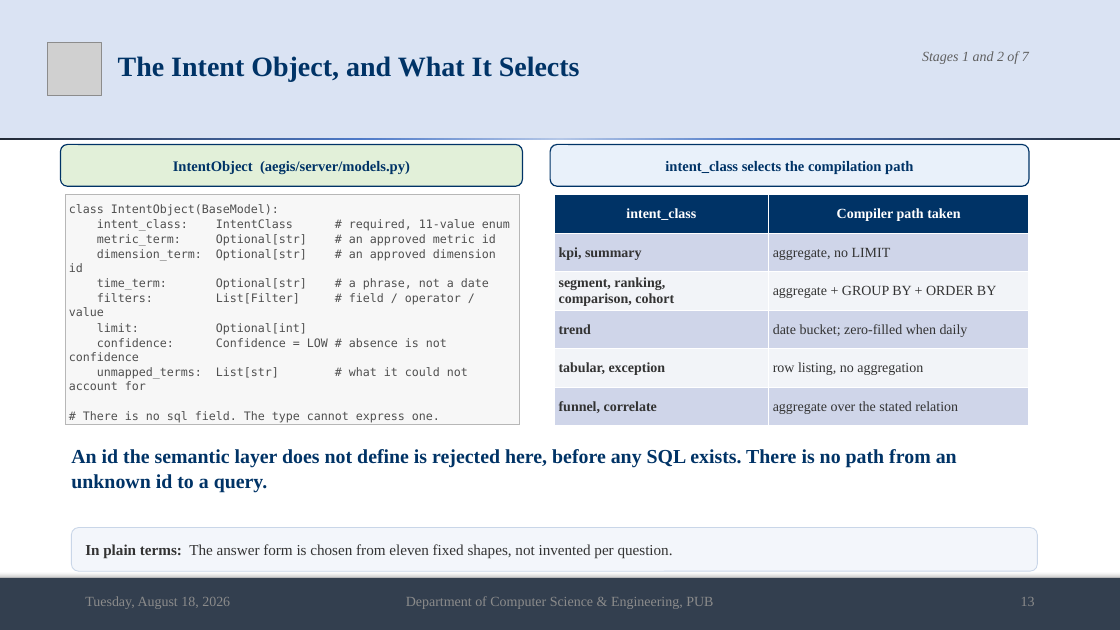
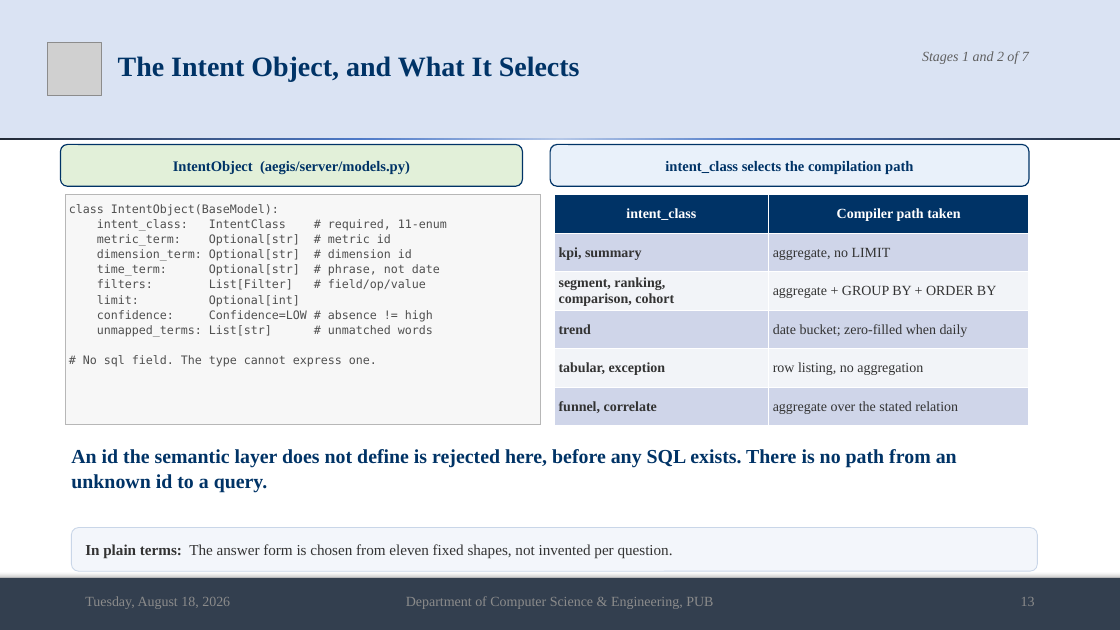
Before and after one commit to md-riaz/AEGIS-Research, a slide deck: slide 13 of docs/scripts/Md_Riaz_Final_Defense_0322310105101024.pptx. Drawn at 1120x630 pixels with LibreOffice and Linux fonts; fonts in the diff are those of the drawing; grey boxes stand for pictures. Boxes give left, top, right and bottom in pixels: in the first picture for what was removed or moved away, otherwise in the second. Text is boxed around its words. In the diff, an @@ line names an element or a change of style, - is before the commit and + after.

```diff
--- a/docs/scripts/Md_Riaz_Final_Defense_0322310105101024.pptx
+++ b/docs/scripts/Md_Riaz_Final_Defense_0322310105101024.pptx
@@ rectangle "class IntentObject(BaseModel):": place and size @@
-rectangle "class IntentObject(BaseModel):" at [66,195,519,425]
+rectangle "class IntentObject(BaseModel):" at [66,195,540,425]
@@ text in rectangle at [97,219,447,291]: text changed @@
-intent_class: IntentClass # required, 11-value enum
-metric_term: Optional[str] # an approved metric id
-dimension_term: Optional[str] # an approved dimension id
-time_term: Optional[str] # a phrase, not a date
-filters: List[Filter] # field / operator / value
+intent_class: IntentClass # required, 11-enum
+metric_term: Optional[str] # metric id
+dimension_term: Optional[str] # dimension id
+time_term: Optional[str] # phrase, not date
+filters: List[Filter] # field/op/value
@@ text in rectangle at [83,310,433,367]: text changed @@
-confidence: Confidence = LOW # absence is not confidence
-unmapped_terms: List[str] # what it could not account for
-# There is no sql field. The type cannot express one.
+confidence: Confidence=LOW # absence != high
+unmapped_terms: List[str] # unmatched words
+# No sql field. The type cannot express one.
```
Also in this commit, not shown: 3 other slides changed, 1 other file.
